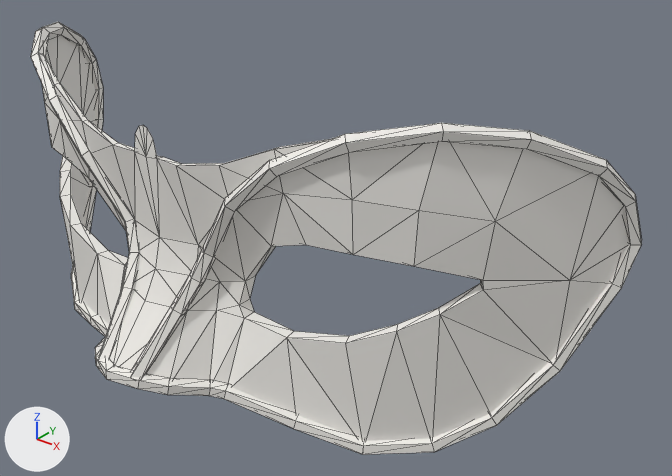
The glTF model apps/web/public/assets/3dx/accessories/mask/3dx_f_mask_2.glb as it was, and as the next commit left it.
Before and after are seen from a 50 mm camera at (0.1155, -0.1827, 1.6718) aimed at (0.0178, -0.0606, 1.5961). The axes (+X, +Y, +Z) are drawn at lower left. The lights are the same throughout. The first picture is the older version. Mesh edges are drawn as thin lines.

Names of what the first picture shows: 'mask_2'.
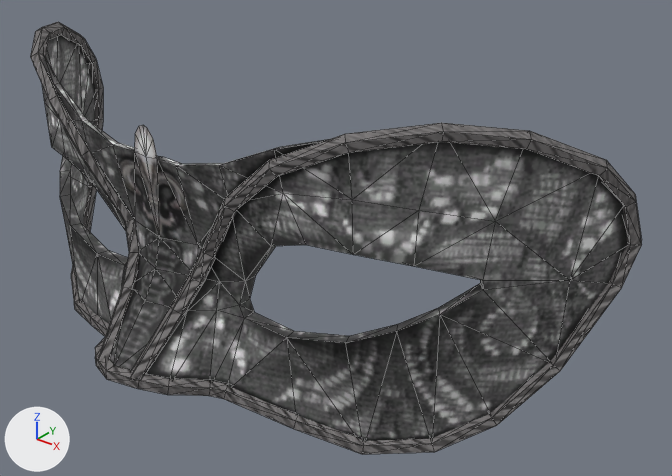
Pixel boxes (x1, y1, x2, y2) of what changed, in the pictures (672 x 476 px):
'mask_2', recoloured (white to grey): (31, 22, 642, 455) in both

The change, as a list of edits to the scene's bpy script:
```text
Add img_3dx_f_mask_2_normal:
    img_3dx_f_mask_2_normal = load_image('3dx_f_mask_2_normal', '_unpacked/3dx_f_mask_2_normal', 128, 128, 'Non-Color')
Add img_3dx_f_mask_2_albedo:
    img_3dx_f_mask_2_albedo = load_image('3dx_f_mask_2_albedo', '_unpacked/3dx_f_mask_2_albedo', 256, 256, 'sRGB')
Add mat_mask_2:
    mat_mask_2 = bpy.data.materials.new('mask_2')
    # uses the picture img_3dx_f_mask_2_albedo
    # uses the picture img_3dx_f_mask_2_normal
Change me_mask_2:
    where me_mask_2.from_pydata(...)  # 360 vertices, 640 faces; spans x -0.0697..0.0697, y -0.102..-0.045, z 1.5684..1.6283
    remove me_mask_2.materials.append(mat_skin)  # white #f1efea
    add me_mask_2.materials.append(mat_mask_2)
```
